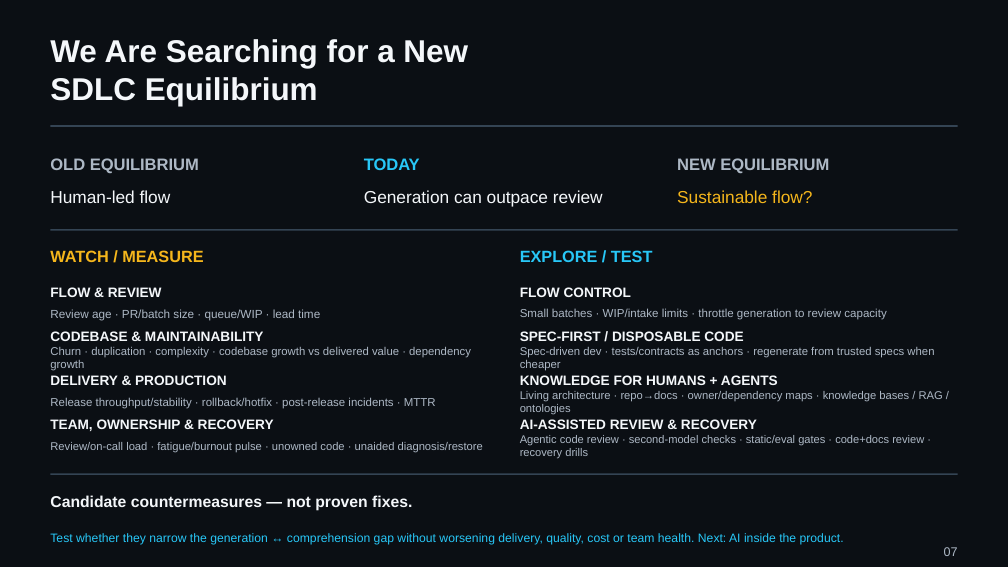
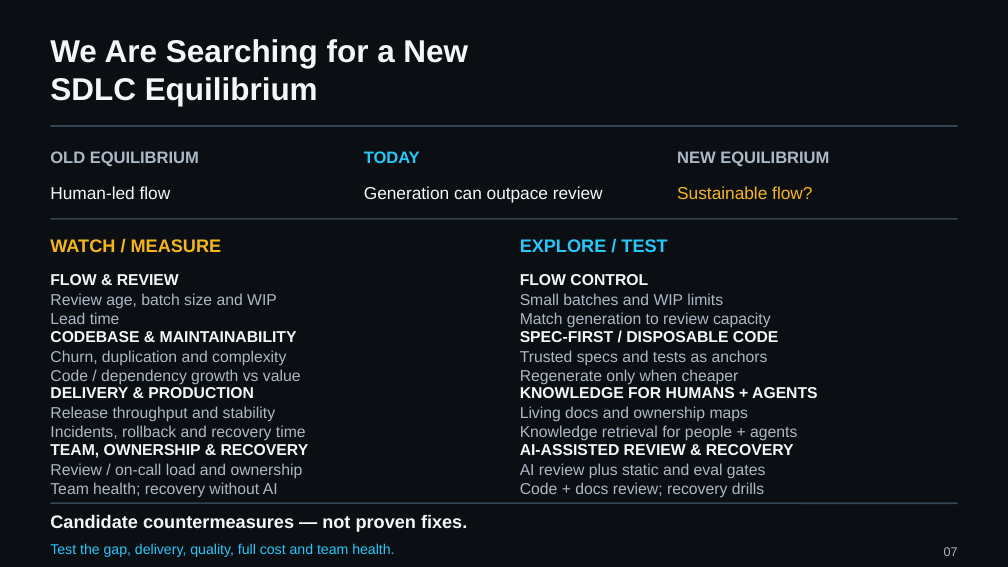
Before and after one commit to UncertaintyArchitectureGroup/uncertainty-architecture, a slide deck: slide 7 of assets/presentations/pmday-2026/ai-changes-both-sides.pptx. Drawn at 1008x567 pixels with LibreOffice and Linux fonts; fonts in the diff are those of the drawing. Boxes give left, top, right and bottom in pixels: in the first picture for what was removed or moved away, otherwise in the second. Text is boxed around its words. In the diff, an @@ line names an element or a change of style, - is before the commit and + after.

```diff
--- a/assets/presentations/pmday-2026/ai-changes-both-sides.pptx
+++ b/assets/presentations/pmday-2026/ai-changes-both-sides.pptx
@@ 6 texts: place and size @@
-6 texts at (50,158,829,207)
+6 texts at (50,151,829,202)
@@ text "WATCH / MEASURE" at (50,239,222,252): size 15.5 to 17.2 pt @@
@@ 4 texts, 1 line: place and size @@
-4 texts, 1 line at (50,230,958,297)
+4 texts, 1 line at (50,219,958,285)
@@ text "EXPLORE / TEST" at (520,239,667,252): size 15.5 to 17.2 pt @@
@@ text at (50,293,277,324): text changed; size 11.2 to 15 pt @@
-Review age · PR/batch size · queue/WIP · lead time
+Review age, batch size and WIP
+Lead time
@@ text at (520,293,771,328): text changed; size 11 to 15 pt @@
-Small batches · WIP/intake limits · throttle generation to review capacity
+Small batches and WIP limits
+Match generation to review capacity
@@ text at (50,350,301,385): text changed; size 10.8 to 15 pt @@
-Churn · duplication · complexity · codebase growth vs delivered value · dependency growth
+Churn, duplication and complexity
+Code / dependency growth vs value
@@ text at (520,350,768,385): text changed; size 10.8 to 15 pt @@
-Spec-driven dev · tests/contracts as anchors · regenerate from trusted specs when cheaper
+Trusted specs and tests as anchors
+Regenerate only when cheaper
@@ text "DELIVERY & PRODUCTION": place and size @@
-text "DELIVERY & PRODUCTION" at (50,375,227,385)
+text "DELIVERY & PRODUCTION" at (50,387,254,398)
@@ text "KNOWLEDGE FOR HUMANS + AGENTS": place and size @@
-text "KNOWLEDGE FOR HUMANS + AGENTS" at (520,375,778,385)
+text "KNOWLEDGE FOR HUMANS + AGENTS" at (520,387,818,398)
@@ text at (50,406,306,440): text changed; size 10.9 to 15 pt @@
-Release throughput/stability · rollback/hotfix · post-release incidents · MTTR
+Release throughput and stability
+Incidents, rollback and recovery time
@@ text at (520,406,797,441): text changed; size 10.7 to 15 pt @@
-Living architecture · repo→docs · owner/dependency maps · knowledge bases / RAG / ontologies
+Living docs and ownership maps
+Knowledge retrieval for people + agents
@@ text "TEAM, OWNERSHIP & RECOVERY": place and size @@
-text "TEAM, OWNERSHIP & RECOVERY" at (50,419,274,431)
+text "TEAM, OWNERSHIP & RECOVERY" at (50,444,309,458)
@@ size 13 to 15 pt in 8 elements at (50,331,297,342), (520,331,778,342), (50,387,254,398), (520,387,818,398), (50,274,179,285), (520,274,648,285), (50,444,309,458), (520,444,794,455) @@
@@ text "AI-ASSISTED REVIEW & RECOVERY": place and size @@
-text "AI-ASSISTED REVIEW & RECOVERY" at (520,419,757,429)
+text "AI-ASSISTED REVIEW & RECOVERY" at (520,444,794,455)
@@ text at (50,463,303,498): text changed; size 10.7 to 15 pt @@
-Review/on-call load · fatigue/burnout pulse · unowned code · unaided diagnosis/restore
+Review / on-call load and ownership
+Team health; recovery without AI
@@ text at (520,463,765,497): text changed; size 10.6 to 15 pt @@
-Agentic code review · second-model checks · static/eval gates · code+docs review · recovery drills
+AI review plus static and eval gates
+Code + docs review; recovery drills
@@ line moved from (51, 474) - (958, 474) to (51, 504) - (958, 504) @@
@@ text "Candidate countermeasures — not proven ...": place and size @@
-text "Candidate countermeasures — not proven ..." at (50,495,412,511)
+text "Candidate countermeasures — not proven ..." at (50,515,467,532)
@@ text "Candidate countermeasures — not proven ..." at (50,515,467,532): size 15 to 17.2 pt @@
@@ text at (50,543,394,557): text changed; size 11.6 to 13.5 pt @@
-Test whether they narrow the generation ↔ comprehension gap without worsening delivery, quality, cost or team health. Next: AI inside the product.
+Test the gap, delivery, quality, full cost and team health.
```
Also in this commit, not shown: 1 other slide changed, 12 other files.
